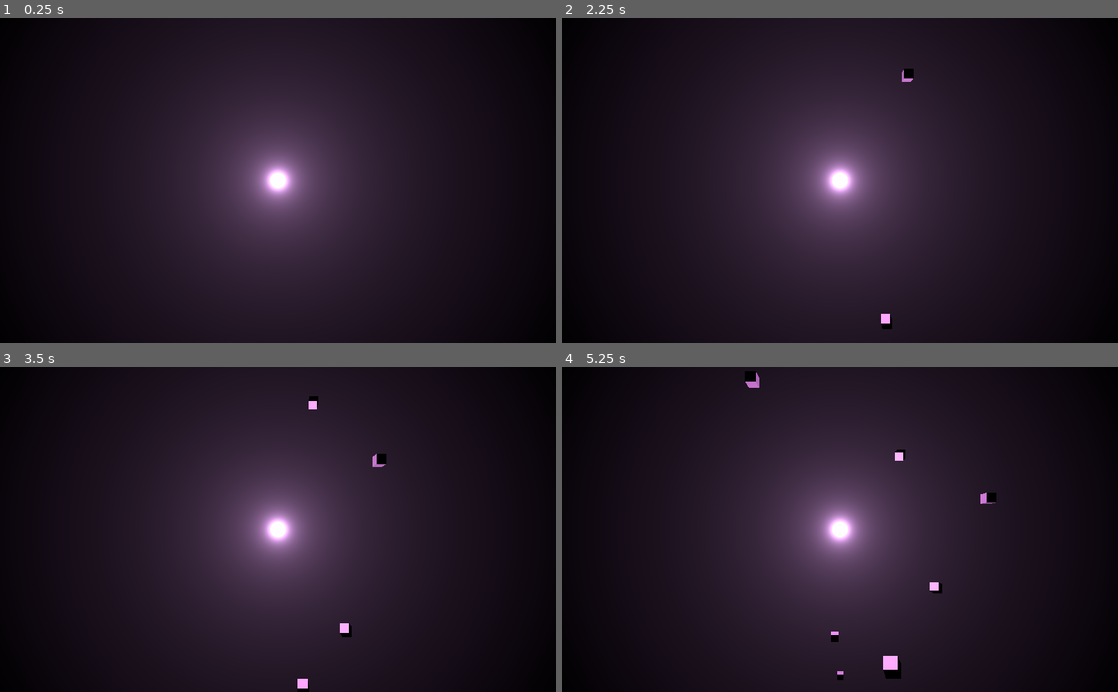
Above: before the commit, frames 1-4 (two rows, left to right).
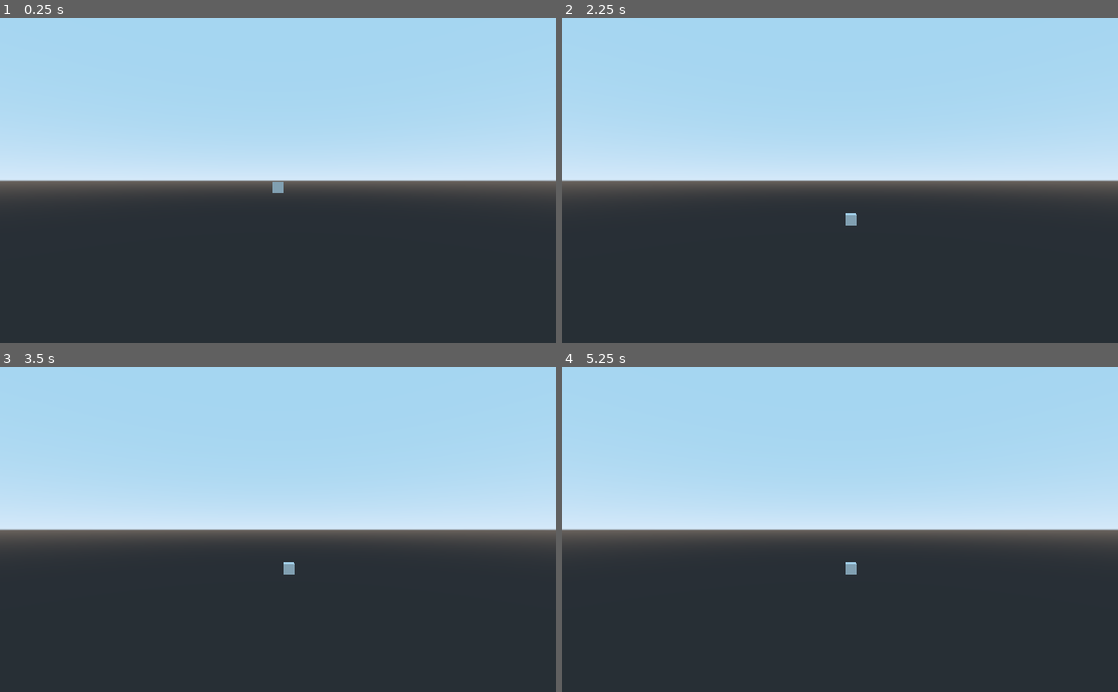
Above: after the commit, the same moments.

Repository: AOBUT-Game-Studios/Lobster-13.2
Game: Godot game, scene res://Scenes/Grapple/Main.tscn
Two runs of this game, one before a commit and one after it. Both use one fixed random seed, a clock stepped at 60 frames per second and the inputs below. Before the commit the project starts from res://Scenes/Intro/Intro.tscn.
Inputs (mouse positions are in pixels of both pictures, inside the frame that each line leads up to):
- Up to frame 1 (0.25 s): no input
- Up to frame 2 (2.25 s): move the mouse to (962, 164) at 0.52 s; hold D (Right, bound only after the commit) 0.53-1.28 s; click (962, 164) at 0.6 s; right-click (962, 164) at 0.8 s; tap Enter at 1.25 s; move the mouse to (728, 196) at 1.27 s; hold S (Backward, bound only after the commit) 1.28-2.03 s; right-click (728, 196) at 1.35 s; click (728, 196) at 1.55 s; move the mouse to (895, 109) at 2.02 s; hold D (Right, bound only after the commit) from 2.03 s (still down); click (895, 109) at 2.1 s
- Up to frame 3 (3.5 s): right-click (333, 458) at 2.3 s; move the mouse to (250, 594) at 2.77 s; release D (Right, bound only after the commit) at 2.78 s; hold W (Forward, bound only after the commit) from 2.78 s (still down); right-click (250, 594) at 2.85 s; click (250, 594) at 3.05 s
- Up to frame 4 (5.25 s): move the mouse to (1006, 578) at 3.52 s; release W (Forward, bound only after the commit) at 3.53 s; hold A (Left, bound only after the commit) 3.53-5.03 s; click (1006, 578) at 3.6 s; right-click (1006, 578) at 3.8 s; move the mouse to (673, 480) at 4.27 s; right-click (673, 480) at 4.35 s; click (673, 480) at 4.55 s; move the mouse to (867, 529) at 5.02 s; hold S (Backward, bound only after the commit) from 5.03 s (still down); click (867, 529) at 5.1 s

The runs differ from the first frame. In frame 1, 86% of the frame differs, in the area x 0-100%, y 0-100%; in frame 2, 86%; in frame 3, 86%; in frame 4, 86%.
Error after the commit: Invalid type in function 'move_and_slide' in base 'KinematicBody (Player.gd)'. Cannot convert argument 1 from Nil to Vector3. (res://Scenes/Grapple/Player.gd:3…

Commit message:
Zloshashka test, Grapple

Diff:
--- /dev/null
+++ b/Scenes/Grapple/Main.tscn
@@ -0,0 +1,11 @@
+[gd_scene load_steps=2 format=2]
+
+[ext_resource path="res://Scenes/Grapple/Player.tscn" type="PackedScene" id=1]
+
+[node name="Main" type="Spatial"]
+
+[node name="Player" parent="." instance=ExtResource( 1 )]
+
+[node name="Camera" type="Camera" parent="."]
+transform = Transform( -1, 0, -8.74228e-08, 0, 1, 0, 8.74228e-08, 0, -1, 0, 0, -43.7814 )
+current = true
--- /dev/null
+++ b/Scenes/Grapple/Player.gd
@@ -0,0 +1,107 @@
+extends KinematicBody
+
+#experiment in creating a functional third person grapple hook system
+
+#All camera movement will be passed to and handled by the camera node
+
+#A good place to start is to create a system that aims to form convincing movement arcs, without
+#depending on player input entirely. Essentially a grapple aim assist, that gets players to where
+#they want to be more smoothly. In that case it is ideal that the trajectory of each swing seems
+#fully taught, while still allowing for maneuverability. Also keeping in mind that at higher
+#velocities, it may be more difficult to interact. Also it is important to keep in mind the radius
+#as well, because low radius swings will relatively appear high velocity. Instead a solution could
+#be to apply simple impulses at close range, as apposed to full grapple trajectories. When objects
+#are too close to smoothly apply impluses, I may have to add some kind of manner of interacting
+#with the object, as opposed to colliding directly with it. For example if it were a pole of some
+#kind, maybe the player could do a small swing around it, and any input will determine the resulting
+#impulse applied to the player. This may not work for enemies, but that's a problem for when they're
+#ready.
+
+onready var cam = get_node("Camera")
+var grappling = false
+var velocity = Vector3()
+var speed = 10
+var gravity = Vector3(0,-10,0)
+var grapple_point
+
+#Process
+func _physics_process(delta):
+	velocity = get_input()
+	move_and_slide(velocity)
+
+#Get player input's and call coresponding functions
+func get_input():
+
+	if grappling:
+
+		if Input.is_action_just_released("Left"):
+			grapple_inpulse()
+		if Input.is_action_just_released("Right"):
+			grapple_inpulse()
+
+		if Input.is_action_just_released("RClick"):
+			grapple_retract()
+			return flight(Vector3())
+
+		return grapple()
+
+	else:
+
+		var input_vector = Vector3()
+
+		if Input.is_action_pressed("Forward"):
+			input_vector += self.transform.basis.z
+		if Input.is_action_pressed("Backward"):
+			input_vector += -self.transform.basis.z
+		if Input.is_action_pressed("Left"):
+			input_vector += self.transform.basis.x
+		if Input.is_action_pressed("Right"):
+			input_vector += -self.transform.basis.x
+
+		if Input.is_action_just_released("LClick"):
+			attack()
+
+		if Input.is_action_just_released("RClick"):
+			grapple_init()
+			return grapple()
+
+		return flight(input_vector)
+
+#Calculate and handle grappling physics
+func grapple():
+	pass
+
+#Initiate grappling state
+func grapple_init():
+	grappling = true
+
+#Detach from grapple state, restoring free movement physics
+func grapple_retract():
+	grappling = false
+
+#Aim assist for grapple hook, and draws indicator to closest/best grapple points
+func grapple_indicator():
+	pass
+
+#Draw the actual grapple hook line
+func grapple_draw():
+	pass
+
+#Add an impulse to current grapple trajectory, likely to change movement direction
+func grapple_inpulse():
+	pass
+
+#Physics calculations for non grappling state
+func flight(input_vector):
+	input_vector = input_vector.normalized() * speed
+	input_vector += gravity
+	return damp(velocity, input_vector, 10)
+
+#Player melee attack
+func attack():
+	pass
+
+#universal damp function
+func damp(current, desired, damp_value):
+	var damp = ((current / damp_value) * (damp_value - 1)) + (desired / damp_value)
+	return damp
--- /dev/null
+++ b/Scenes/Grapple/Player.tscn
@@ -0,0 +1,21 @@
+[gd_scene load_steps=4 format=2]
+
+[ext_resource path="res://Scenes/Grapple/Player.gd" type="Script" id=1]
+
+[sub_resource type="BoxShape" id=1]
+
+[sub_resource type="CubeMesh" id=2]
+
+[node name="Player" type="KinematicBody"]
+script = ExtResource( 1 )
+
+[node name="CollisionShape" type="CollisionShape" parent="."]
+shape = SubResource( 1 )
+
+[node name="MeshInstance" type="MeshInstance" parent="."]
+mesh = SubResource( 2 )
+material/0 = null
+
+[node name="Camera" type="Camera" parent="."]
+transform = Transform( 1, 0, 0, 0, 1, 0, 0, 0, 1, 0, 0, 8.45189 )
+current = true
--- /dev/null
+++ b/Scenes/Intro/IntroKeyboard.gd
@@ -0,0 +1,6 @@
+extends Spatial
+
+func _ready():
+	#var screen_pos = cam.unproject_position(global_transform.origin)
+	#$TextureRect.set_position(screen_pos+offset)
+	pass
--- a/Scenes/Intro/IntroKeyboard.tscn
+++ b/Scenes/Intro/IntroKeyboard.tscn
@@ -1,4 +1,6 @@
-[gd_scene load_steps=7 format=2]
+[gd_scene load_steps=8 format=2]
+
+[ext_resource path="res://Scenes/Intro/IntroKeyboard.gd" type="Script" id=1]
 
 [sub_resource type="DynamicFontData" id=4]
 font_path = "res://Assets/Fonts/Spline_Sans_Mono/SplineSansMono-VariableFont_wght.ttf"
@@ -23,6 +25,7 @@
 default_font = SubResource( 2 )
 
 [node name="IntroKeyboard" type="Spatial"]
+script = ExtResource( 1 )
 
 [node name="TextureRect" type="TextureRect" parent="."]
 margin_right = 40.0
--- a/project.godot
+++ b/project.godot
@@ -11,8 +11,46 @@
 [application]
 
 config/name="Lobster 13.2"
-run/main_scene="res://Scenes/Intro/Intro.tscn"
+run/main_scene="res://Scenes/Grapple/Main.tscn"
 config/icon="res://Assets/icon.png"
+
+[input]
+
+Forward={
+"deadzone": 0.5,
+"events": [ Object(InputEventKey,"resource_local_to_scene":false,"resource_name":"","device":0,"alt":false,"shift":false,"control":false,"meta":false,"command":false,"pressed":false,"scancode":87,"physical_scancode":0,"unicode":0,"echo":false,"script":null)
+ ]
+}
+Backward={
+"deadzone": 0.5,
+"events": [ Object(InputEventKey,"resource_local_to_scene":false,"resource_name":"","device":0,"alt":false,"shift":false,"control":false,"meta":false,"command":false,"pressed":false,"scancode":83,"physical_scancode":0,"unicode":0,"echo":false,"script":null)
+ ]
+}
+Left={
+"deadzone": 0.5,
+"events": [ Object(InputEventKey,"resource_local_to_scene":false,"resource_name":"","device":0,"alt":false,"shift":false,"control":false,"meta":false,"command":false,"pressed":false,"scancode":65,"physical_scancode":0,"unicode":0,"echo":false,"script":null)
+ ]
+}
+Right={
+"deadzone": 0.5,
+"events": [ Object(InputEventKey,"resource_local_to_scene":false,"resource_name":"","device":0,"alt":false,"shift":false,"control":false,"meta":false,"command":false,"pressed":false,"scancode":68,"physical_scancode":0,"unicode":0,"echo":false,"script":null)
+ ]
+}
+Space={
+"deadzone": 0.5,
+"events": [ Object(InputEventKey,"resource_local_to_scene":false,"resource_name":"","device":0,"alt":false,"shift":false,"control":false,"meta":false,"command":false,"pressed":false,"scancode":32,"physical_scancode":0,"unicode":0,"echo":false,"script":null)
+ ]
+}
+RClick={
+"deadzone": 0.5,
+"events": [ Object(InputEventMouseButton,"resource_local_to_scene":false,"resource_name":"","device":0,"alt":false,"shift":false,"control":false,"meta":false,"command":false,"button_mask":0,"position":Vector2( 0, 0 ),"global_position":Vector2( 0, 0 ),"factor":1.0,"button_index":2,"pressed":false,"doubleclick":false,"script":null)
+ ]
+}
+LClick={
+"deadzone": 0.5,
+"events": [ Object(InputEventMouseButton,"resource_local_to_scene":false,"resource_name":"","device":0,"alt":false,"shift":false,"control":false,"meta":false,"command":false,"button_mask":0,"position":Vector2( 0, 0 ),"global_position":Vector2( 0, 0 ),"factor":1.0,"button_index":1,"pressed":false,"doubleclick":false,"script":null)
+ ]
+}
 
 [physics]
 
